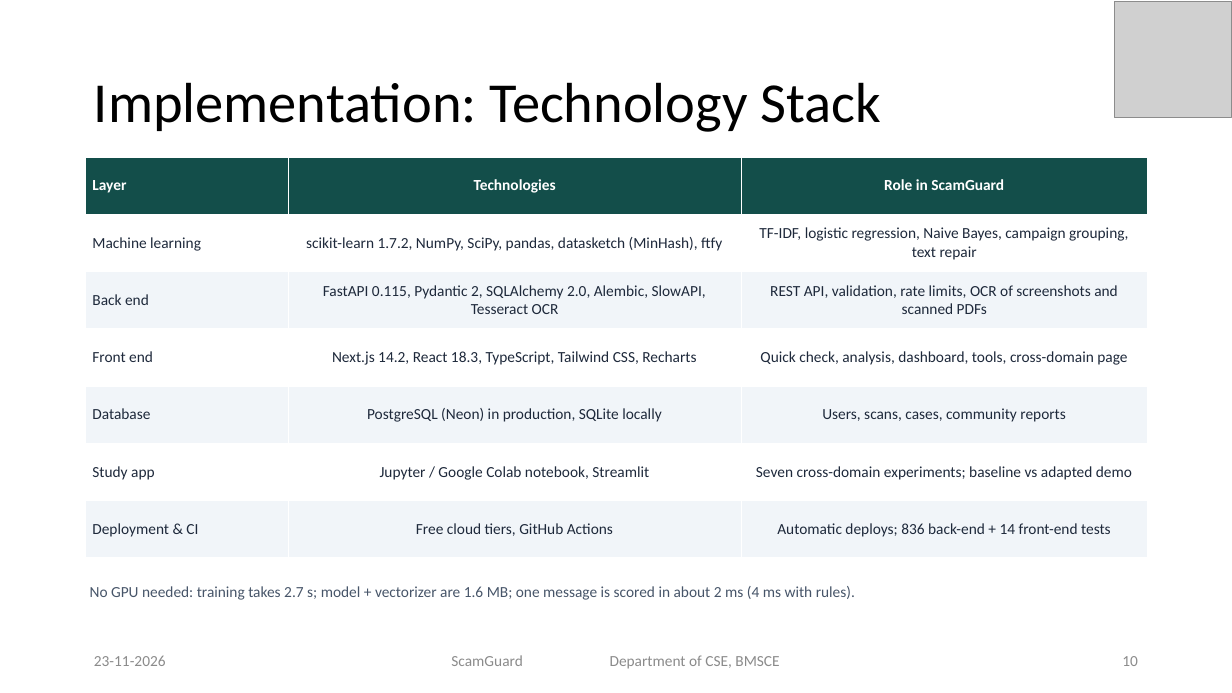
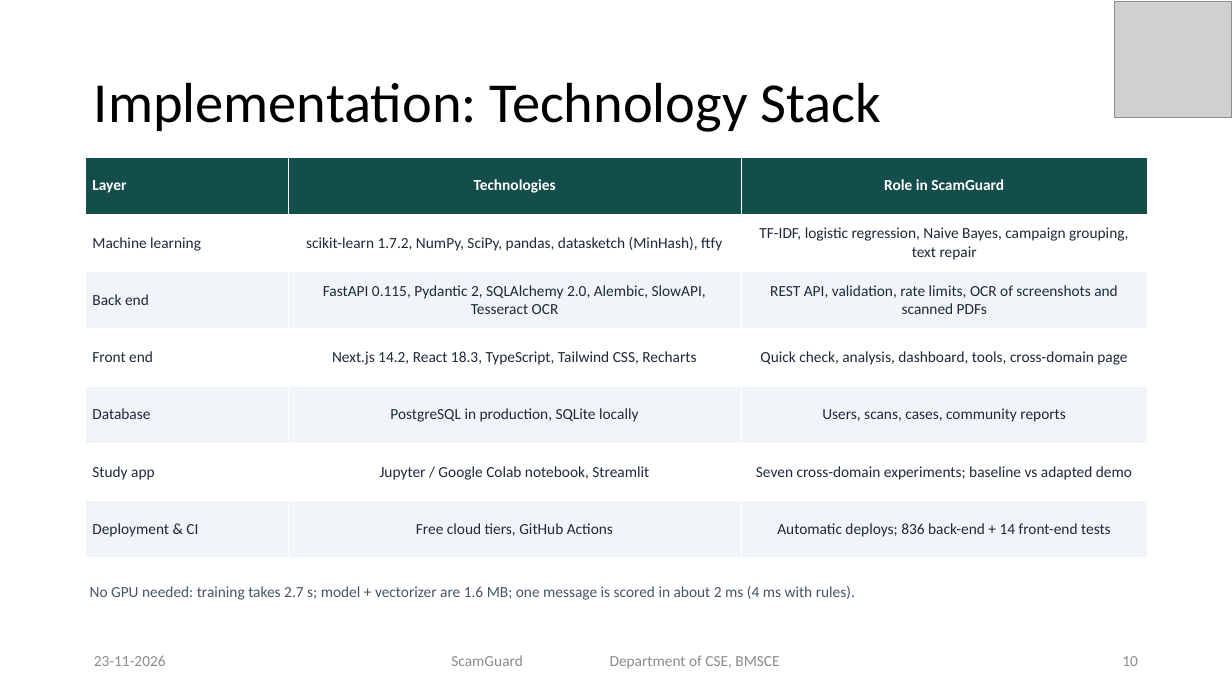
Before and after one commit to priyamthakur275/ScamGuard-AI, a slide deck: slide 10 of docs/presentation/ScamGuard_Final_Presentation.pptx. Drawn at 1232x693 pixels with LibreOffice and Linux fonts; fonts in the diff are those of the drawing; grey boxes stand for pictures. Boxes give left, top, right and bottom in pixels: in the first picture for what was removed or moved away, otherwise in the second. Text is boxed around its words. In the diff, an @@ line names an element or a change of style, - is before the commit and + after.

```diff
--- a/docs/presentation/ScamGuard_Final_Presentation.pptx
+++ b/docs/presentation/ScamGuard_Final_Presentation.pptx
@@ table at <box>85,157,1148,558</box> @@
-row 5, column 2: PostgreSQL (Neon) in production, SQLite locally
+row 5, column 2: PostgreSQL in production, SQLite locally
```
Also in this commit, not shown: 1 other slide changed, 5 other files.
